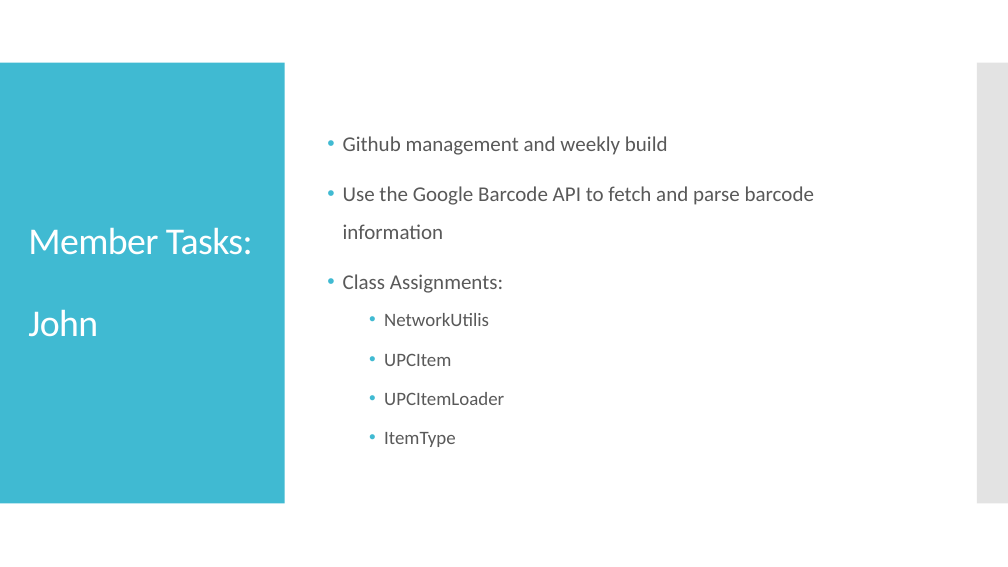
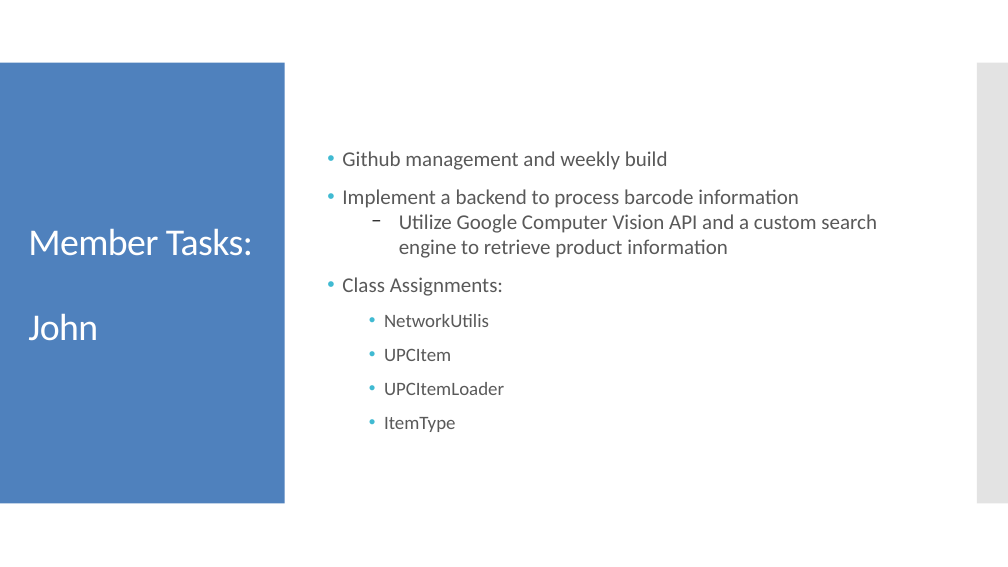
Before and after one commit to uml-app1-2016/Fridge-Friend, a slide deck: slide 4 of Fridge Friend.pptx. Drawn at 1008x567 pixels with LibreOffice and Linux fonts; fonts in the diff are those of the drawing. Boxes give left, top, right and bottom in pixels: in the first picture for what was removed or moved away, otherwise in the second. Text is boxed around its words. In the diff, an @@ line names an element or a change of style, - is before the commit and + after.

Commit message:
John's section for powerpoint

```diff
--- a/Fridge Friend.pptx
+++ b/Fridge Friend.pptx
@@ rectangle at (0,63,285,504): fill #40BAD2 to #4F81BD @@
@@ text at (342,151,668,432): less space between paragraphs @@
@@ text at (342,189,877,258): text changed @@
-• Use the Google Barcode API to fetch and parse barcode information
+• Implement a backend to process barcode information
+  − Utilize Google Computer Vision API and a custom search engine to retrieve product information
```
Also in this commit, not shown: 6 other slides changed.
